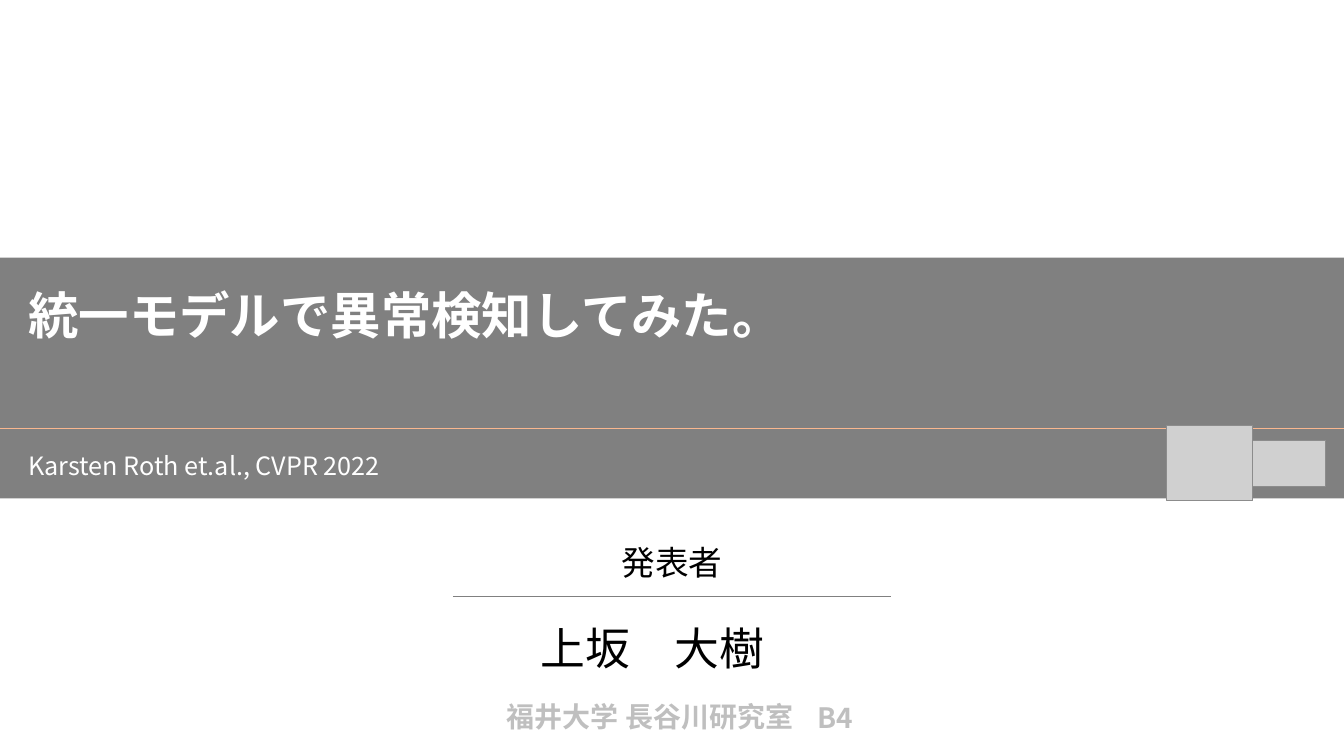
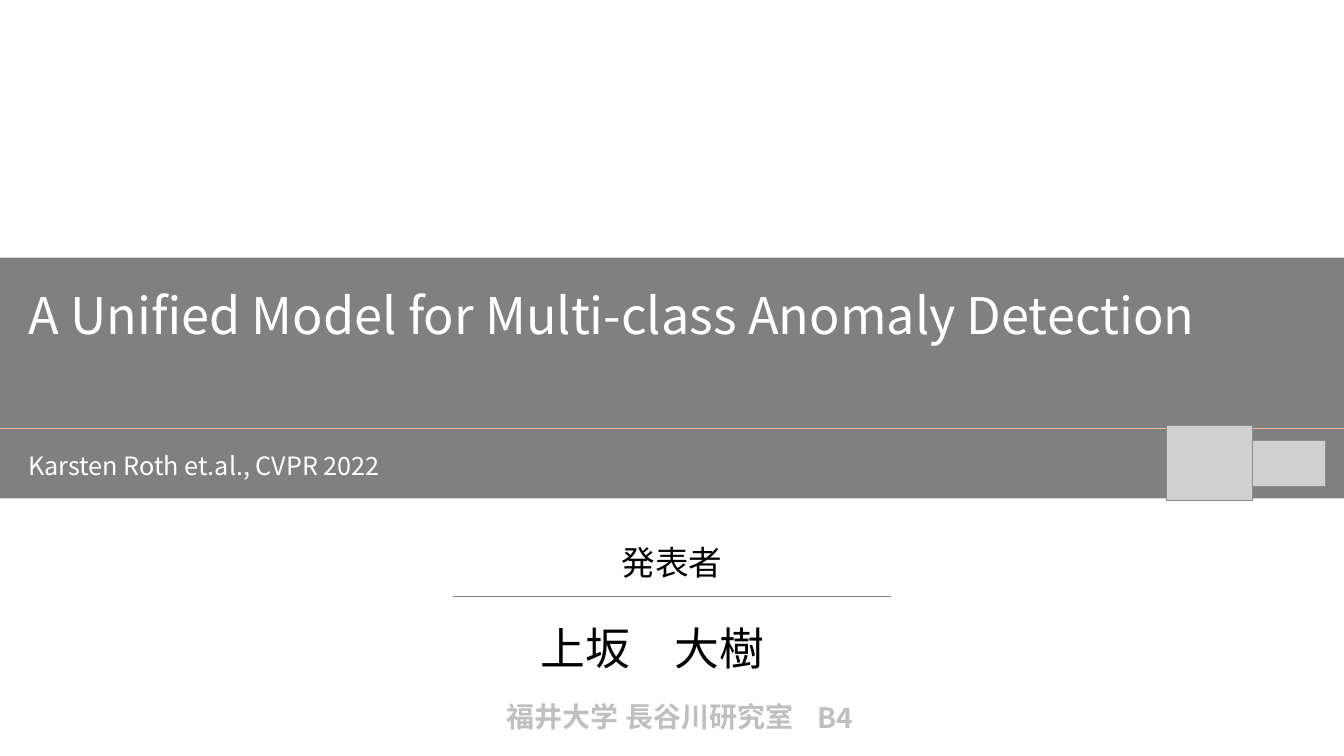
Before and after one commit to dhia-github/haselab-all, a slide deck: slide 1 of 20_発表資料/ゼミ資料/統一モデル_ゼミ資料２.pptx. Drawn at 1344x756 pixels with LibreOffice and Linux fonts; fonts in the diff are those of the drawing; grey boxes stand for pictures; background and template pictures are left out. Boxes give left, top, right and bottom in pixels: in the first picture for what was removed or moved away, otherwise in the second. Text is boxed around its words. In the diff, an @@ line names an element or a change of style, - is before the commit and + after.

```diff
--- a/20_発表資料/ゼミ資料/統一モデル_ゼミ資料２.pptx
+++ b/20_発表資料/ゼミ資料/統一モデル_ゼミ資料２.pptx
@@ text at (28, 293, 1194, 346): text changed; font Open Sans to Noto Sans CJK JP; bold off @@
-統一モデルで異常検知してみた。
+A Unified Model for Multi-class Anomaly Detection
```
Also in this commit, not shown: 2 other files.
